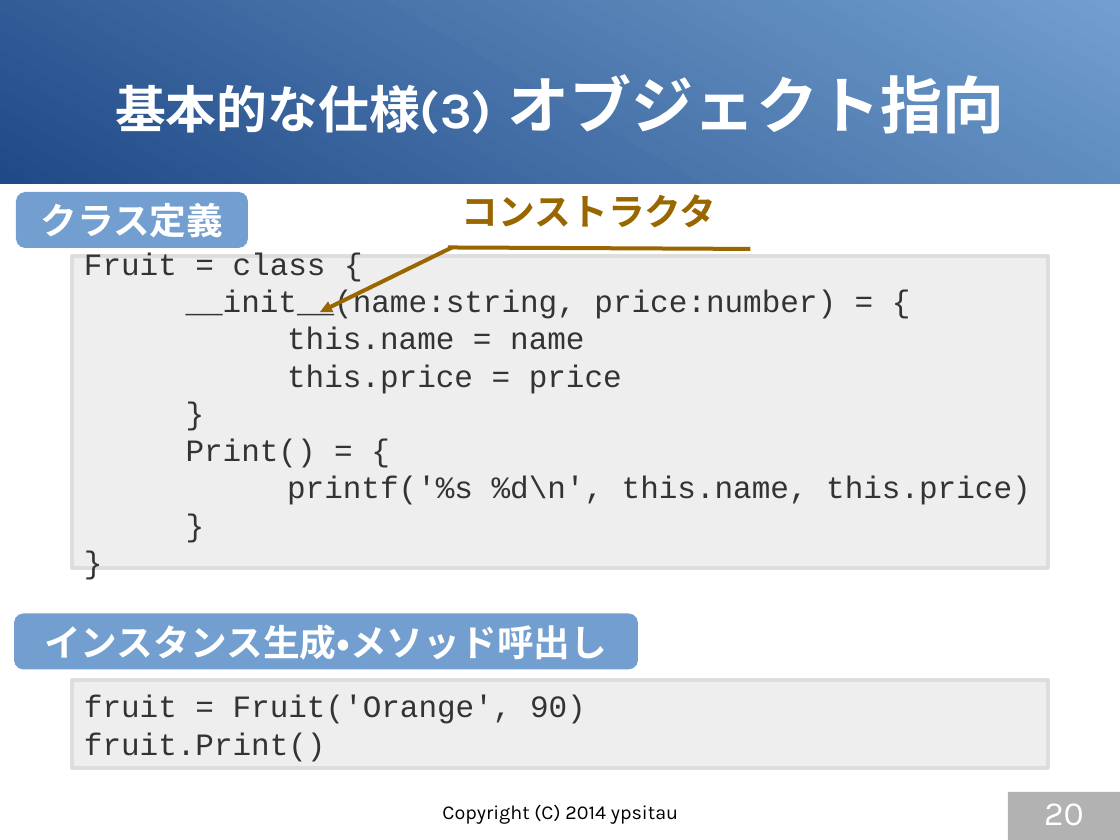
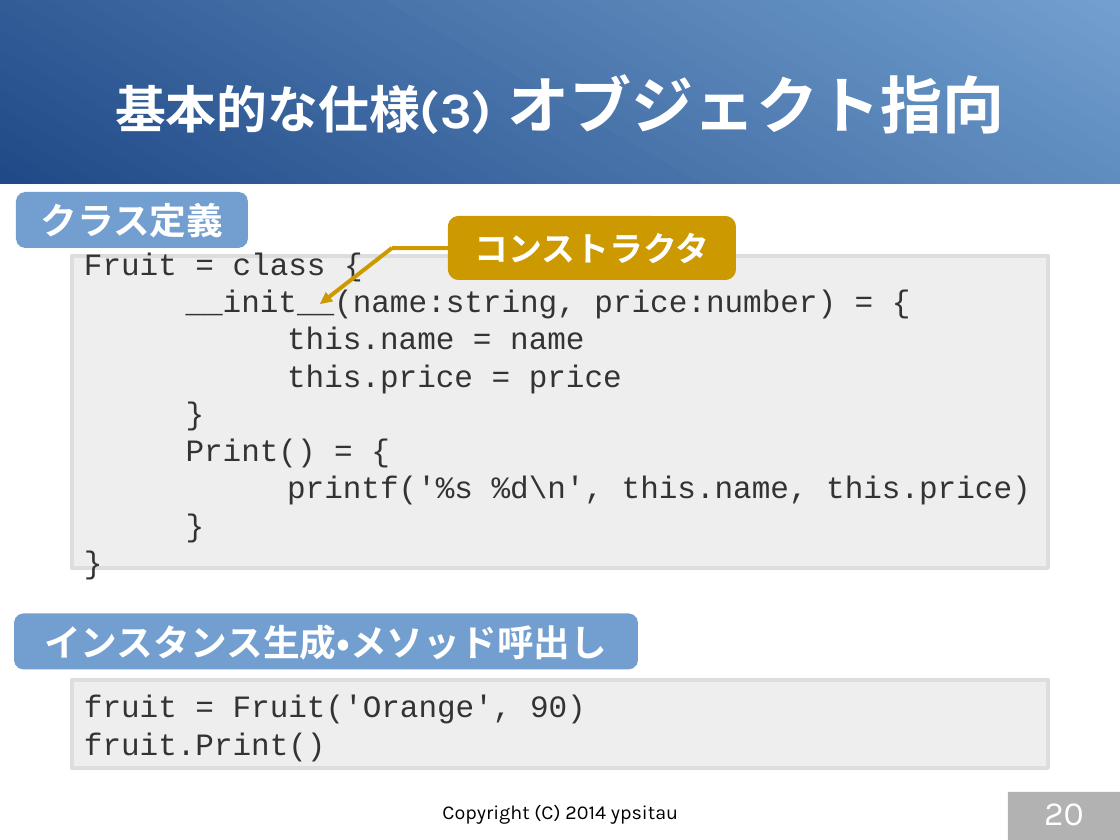
Before and after one commit to gura-lang/gura-doc, a slide deck: slide 20 of presentation/gura-introduction.odp. Drawn at 1120x840 pixels with LibreOffice and Linux fonts; fonts in the diff are those of the drawing. Boxes give left, top, right and bottom in pixels: in the first picture for what was removed or moved away, otherwise in the second. Text is boxed around its words. In the diff, an @@ line names an element or a change of style, - is before the commit and + after.

```diff
--- a/presentation/gura-introduction.odp
+++ b/presentation/gura-introduction.odp
@@ rounded rectangle "コンストラクタ": place and size @@
-rounded rectangle "コンストラクタ" at bbox=[462, 194, 717, 228]
+rounded rectangle "コンストラクタ" at bbox=[448, 216, 736, 281]
@@ rounded rectangle "コンストラクタ" at bbox=[448, 216, 736, 281]: size 26 to 24 pt, font Karla to Courier New, text colour #996600 to #FFFFFF; alignment left to centre; vertical alignment top to middle; fill none to #CC9900 @@
@@ arrow moved from (320, 312) - (452, 248) to (320, 304) - (392, 248) @@
@@ arrow (320, 304) - (392, 248): stroke #996600 2.83 pt to #CC9900 2.83 pt @@
@@ line added from (392, 248) to (456, 248), #CC9900 2.83 pt @@
@@ line removed from (448, 248) to (751, 249) @@
```
Also in this commit, not shown: 13 other slides changed.
